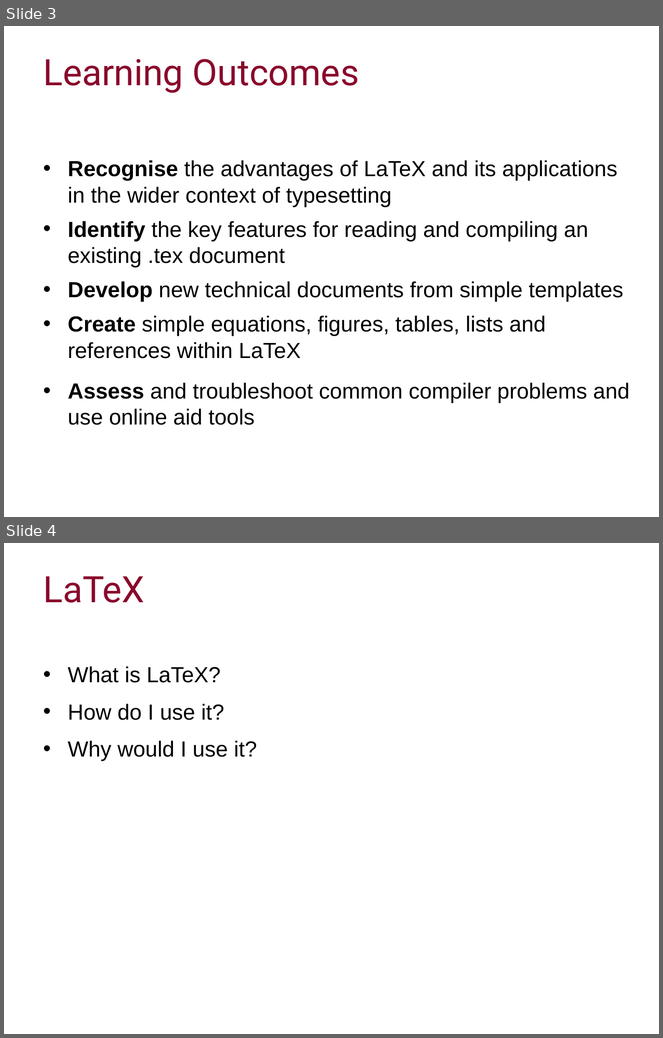
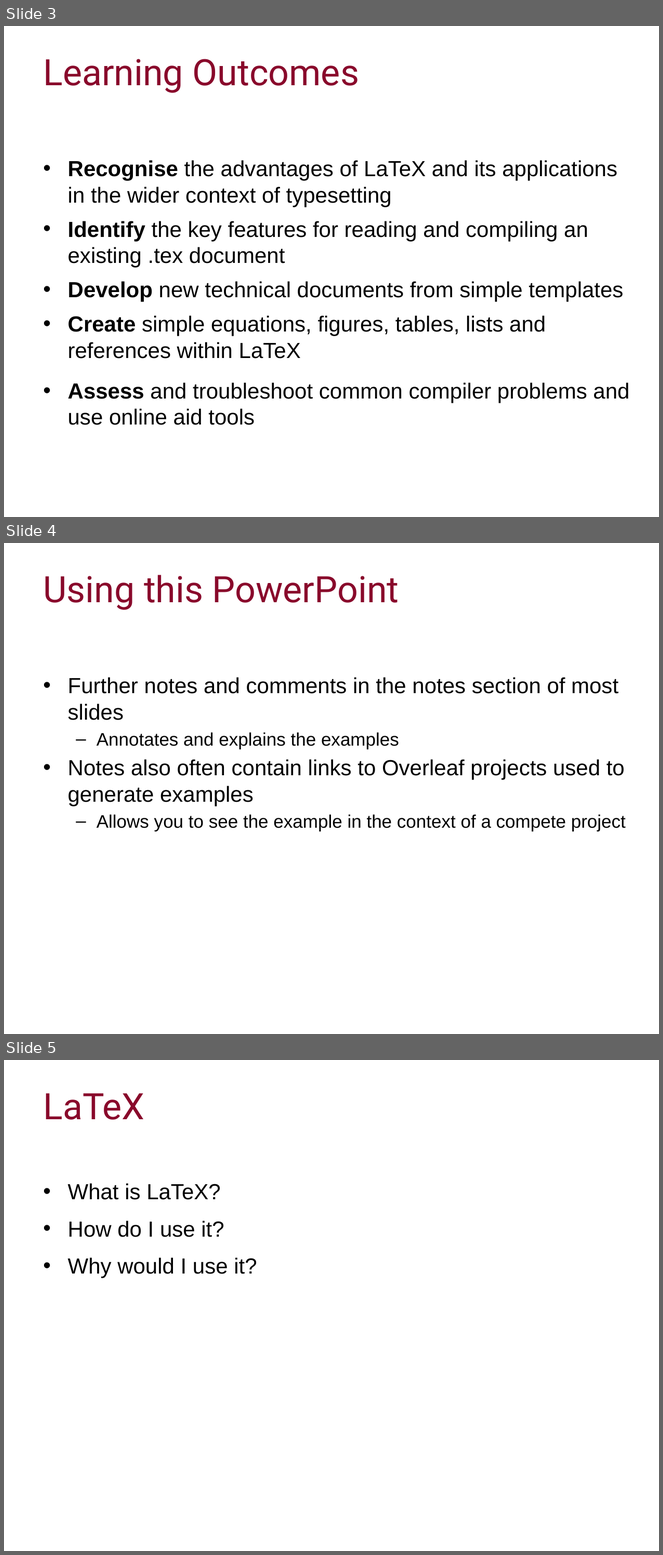
Before and after one commit to ImperialCollegeLondon/RCDS-introduction-to-latex, a slide deck: Intro to Latex Slides.pptx. Shown one above the other, each under a label of ours: slides 3 and 4 before the commit, slides 3, 4 and 5 after it. The pictures are 663x1038 and 663x1555 pixels, drawn with LibreOffice and Linux fonts; fonts in the diff are those of the drawing; background and template pictures are left out. Boxes give left, top, right and bottom in pixels: in the first picture for what was removed or moved away, otherwise in the second. Text is boxed around its words. In the diff, an @@ line names an element or a change of style, - is before the commit and + after.

```diff
--- a/Intro to Latex Slides.pptx
+++ b/Intro to Latex Slides.pptx
@@ slide 4 added at <box>4,543,659,1034</box>, background #FFFFFF @@
@@ title added at <box>43,575,399,610</box>, 40 pt, text #89092B @@
+Using this PowerPoint
@@ text added at <box>68,677,626,832</box>, 24 pt, text #000000 @@
+• Further notes and comments in the notes section of most slides
+  – Annotates and explains the examples
+• Notes also often contain links to Overleaf projects used to generate examples
+  – Allows you to see the example in the context of a compete project
@@ what was slide 4 is now slide 5 @@
```
Also in this commit, not shown: 1 slide changed.
